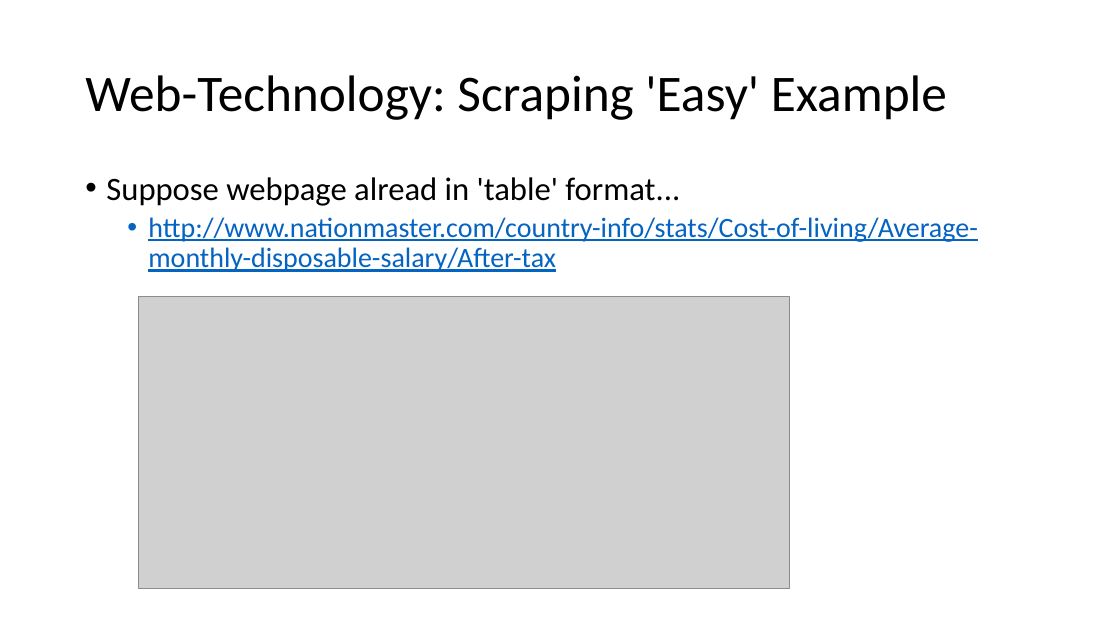
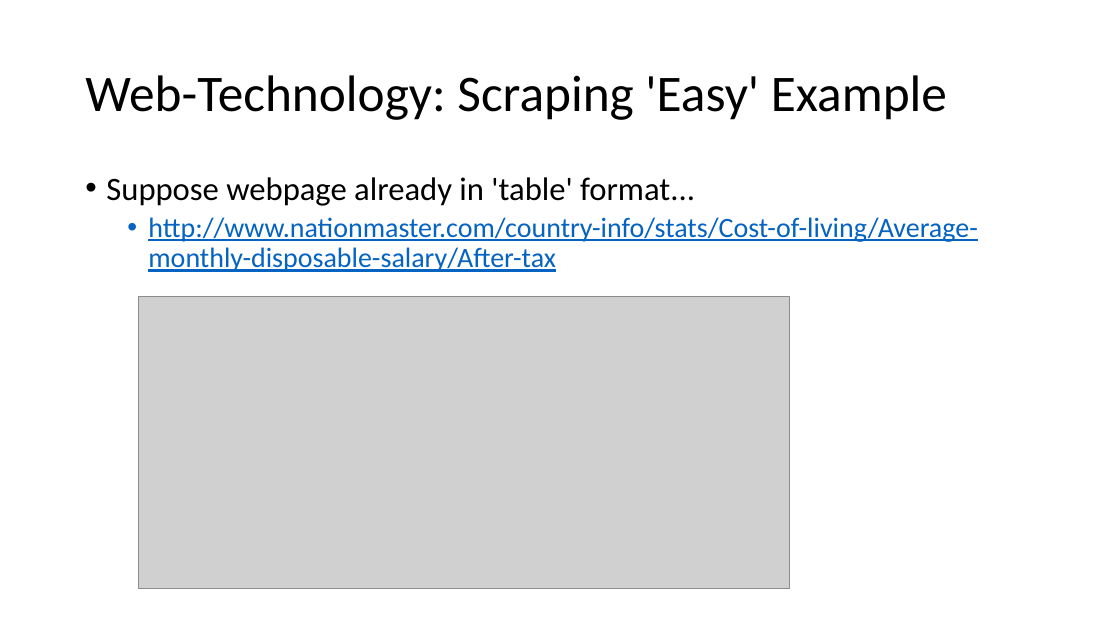
Before and after one commit to toddschultz/DegreesOfClimateChange, a slide deck: slide 4 of doc/design/TechnologyReview.pptx. Drawn at 1120x630 pixels with LibreOffice and Linux fonts; fonts in the diff are those of the drawing; grey boxes stand for pictures. Boxes give left, top, right and bottom in pixels: in the first picture for what was removed or moved away, otherwise in the second. Text is boxed around its words. In the diff, an @@ line names an element or a change of style, - is before the commit and + after.

Commit message:
fixed minor typo in tech review presentation

```diff
--- a/doc/design/TechnologyReview.pptx
+++ b/doc/design/TechnologyReview.pptx
@@ text at [106,177,695,206]: text changed @@
-• Suppose webpage alread in 'table' format...
+• Suppose webpage already in 'table' format...
```
Also in this commit, not shown: 1 other slide changed.
